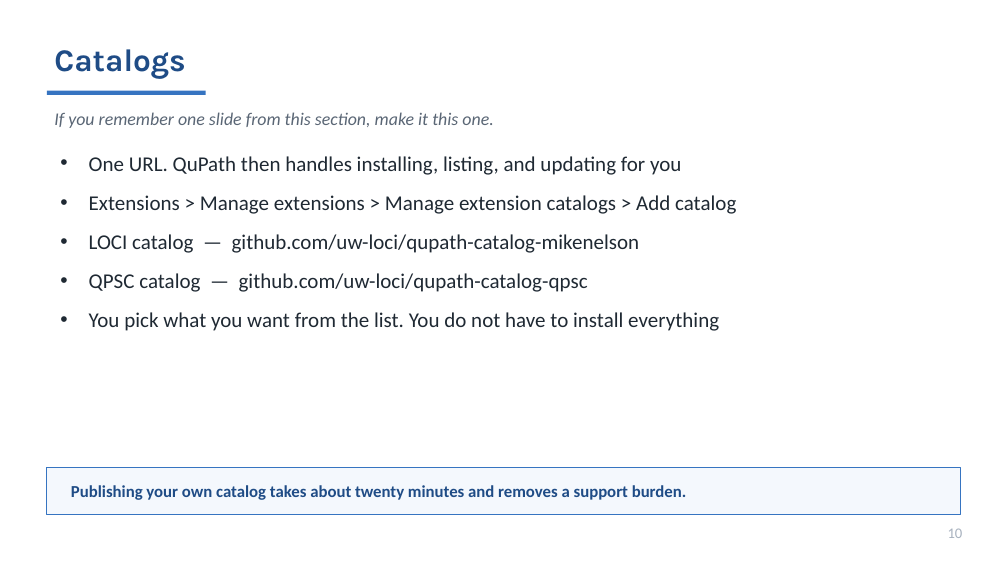
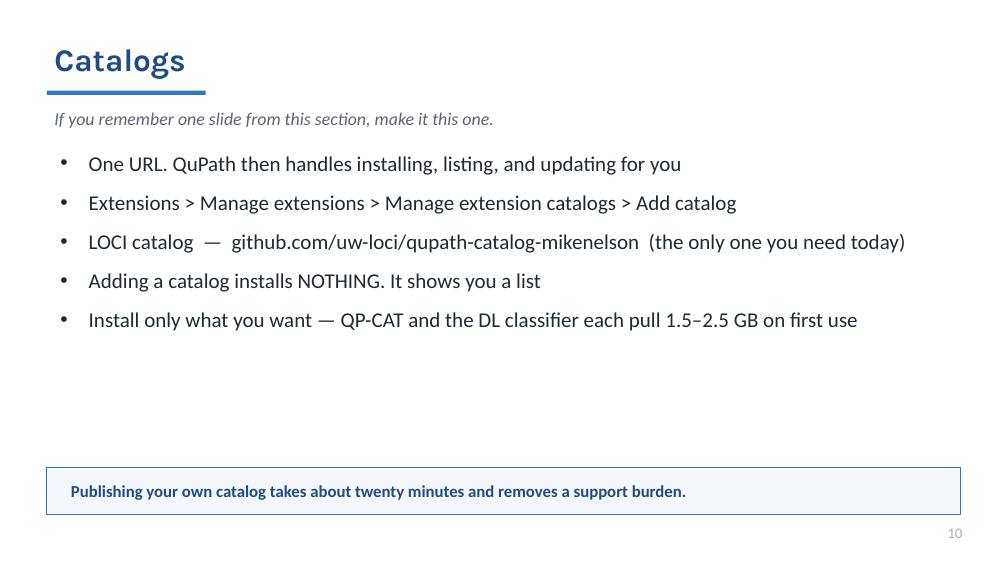
Before and after one commit to MichaelSNelson/BINA-I2K-2026-QuPath-Extensions, a slide deck: slide 10 of I2K_2026_QuPath_Extensions.pptx. Drawn at 1008x567 pixels with LibreOffice and Linux fonts; fonts in the diff are those of the drawing. Boxes give left, top, right and bottom in pixels: in the first picture for what was removed or moved away, otherwise in the second. Text is boxed around its words. In the diff, an @@ line names an element or a change of style, - is before the commit and + after.

```diff
--- a/I2K_2026_QuPath_Extensions.pptx
+++ b/I2K_2026_QuPath_Extensions.pptx
@@ text at bbox=[89, 234, 906, 331]: text changed @@
-• LOCI catalog — github.com/uw-loci/qupath-catalog-mikenelson
-• QPSC catalog — github.com/uw-loci/qupath-catalog-qpsc
-• You pick what you want from the list. You do not have to install everything
+• LOCI catalog — github.com/uw-loci/qupath-catalog-mikenelson (the only one you need today)
+• Adding a catalog installs NOTHING. It shows you a list
+• Install only what you want — QP-CAT and the DL classifier each pull 1.5–2.5 GB on first use
```
Also in this commit, not shown: 1 other slide changed, 14 other files.
